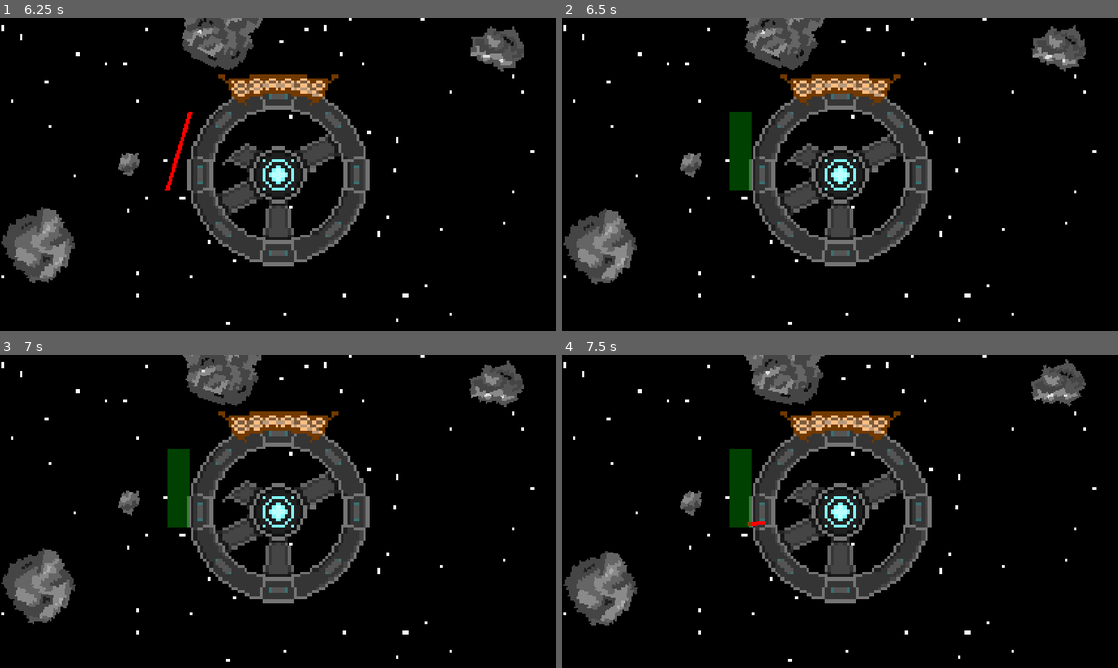
Above: before the commit, frames 1-4 (two rows, left to right).
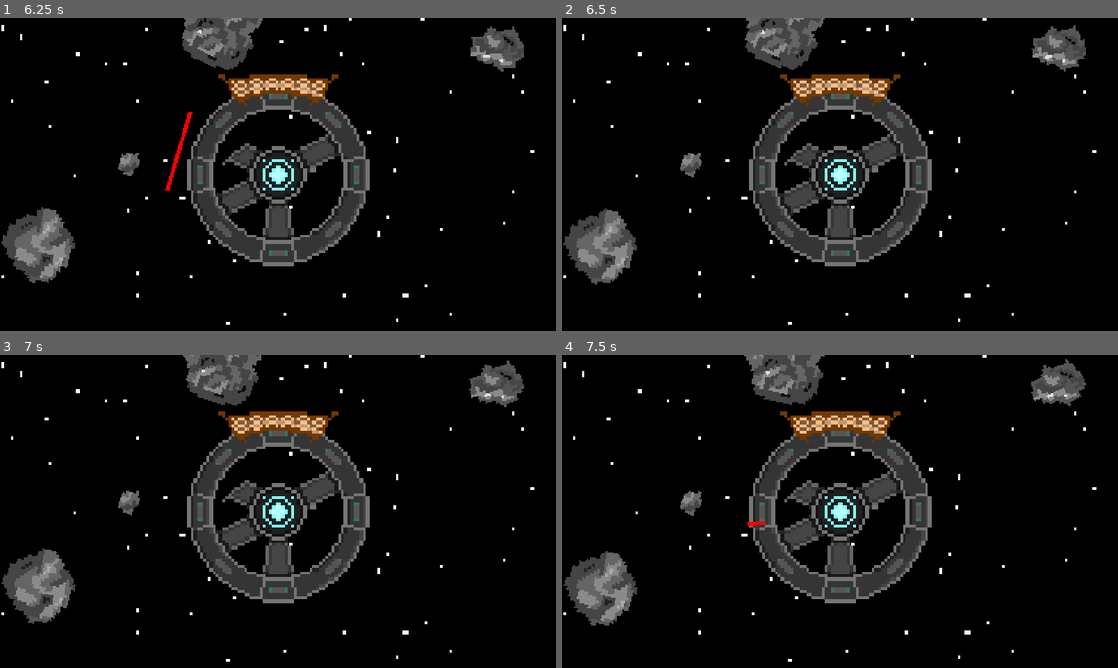
Above: after the commit, the same moments.

Repository: Three-s-A-Crowd-Games/Bubblekinesis
Game: Godot game, scene res://resources/main.tscn
Same seed, same stepped clock (60 frames per second), same inputs: the game is played once before the commit and once after it.
Inputs (mouse positions are in pixels of both pictures, inside the frame that each line leads up to):
- Up to frame 1 (6.25 s): move the mouse to (400, 158) at 0.52 s; hold Middle mouse button (cam_drag) 0.53-1.25 s; click (400, 158) at 0.67 s; drag from (166, 190) to (278, 174) at 1.27 s; move the mouse to (333, 105) at 2.02 s; tap Mouse wheel up (zoom_in) at 2.1, 5.1 s; click (333, 105) at 2.17 s; drag from (250, 237) to (111, 127) at 2.77 s; move the mouse to (444, 221) at 3.52 s; hold Middle mouse button (cam_drag) 3.53-4.25 s; click (444, 221) at 3.67 s; drag from (111, 127) to (278, 174) at 4.27 s; move the mouse to (305, 174) at 5.02 s; click (305, 174) at 5.17 s; drag from (194, 96) to (166, 190) at 5.77 s
- Up to frame 2 (6.5 s): no input
- Up to frame 3 (7 s): move the mouse to (400, 495) at 6.52 s; hold Middle mouse button (cam_drag) from 6.53 s (still down); click (400, 495) at 6.67 s
- Up to frame 4 (7.5 s): release Middle mouse button (cam_drag) at 7.25 s; drag from (728, 527) to (840, 511) at 7.27 s

Frame 1 is identical in both runs. In frame 2, 1.0% of the frame differs, in the area x 30-35%, y 30-56%; in frame 3, 1.0%; in frame 4, 1.0%.

Commit message:
Fix reset of collision after bubble

Diff:
--- a/resources/components/bubbleable.gd
+++ b/resources/components/bubbleable.gd
@@ -17,13 +17,13 @@
 
 func setup(size_tier :int, ori_shape :Shape2D) -> void:
 	$Sprite2D.texture = load(tex_per_tier[size_tier])
-	orig_shape = ori_shape
+	orig_shape = ori_shape.duplicate()
 	new_shape = CircleShape2D.new()
 	new_shape.radius = size_per_tier[size_tier] / 2
 
 func bubble_up() -> void:
 	bubbled = true
-	get_parent().Collider.shape = new_shape
+	get_parent().set_collider_shape(new_shape)
 	get_parent().body_entered.connect(bubble_used)
 	$Sprite2D.visible = true
 
@@ -32,5 +32,5 @@
 	if bubble_lives <= 0:
 		bubbled = false
 		$Sprite2D.visible = false
-		get_parent().set_deferred("Collider.shape", orig_shape)
+		get_parent().call_deferred("set_collider_shape", orig_shape)
 		get_parent().body_entered.disconnect(bubble_used)
--- a/resources/player/bubble_generator.gd
+++ b/resources/player/bubble_generator.gd
@@ -5,7 +5,7 @@
 @export var auto_close_gap_distance = 30
 @export var min_draw_step_size = 2
 @export var base_line_thickness = 3
-@export var debug_draw := true
+@export var debug_draw := false
 
 var points: PackedVector2Array = []
 var is_drawing := false
--- a/resources/spobject/spobject.gd
+++ b/resources/spobject/spobject.gd
@@ -59,3 +59,6 @@
 
 func _physics_process(delta: float) -> void:
 	move_and_collide(linear_velocity*delta, false, 0.01, false)
+
+func set_collider_shape(shape :Shape2D) -> void:
+	Collider.shape = shape
